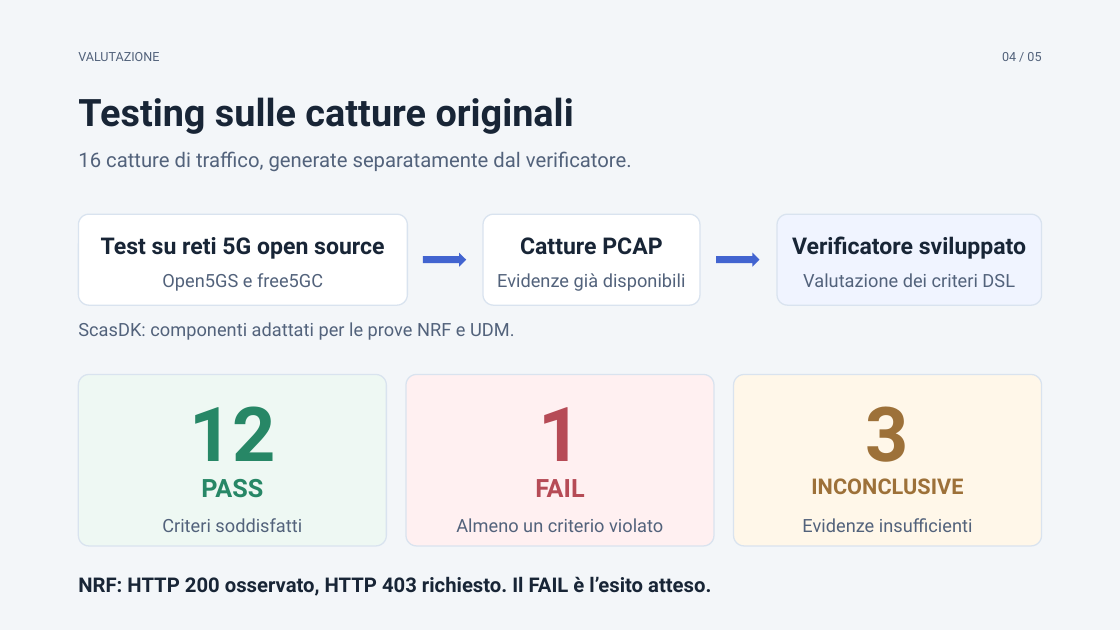
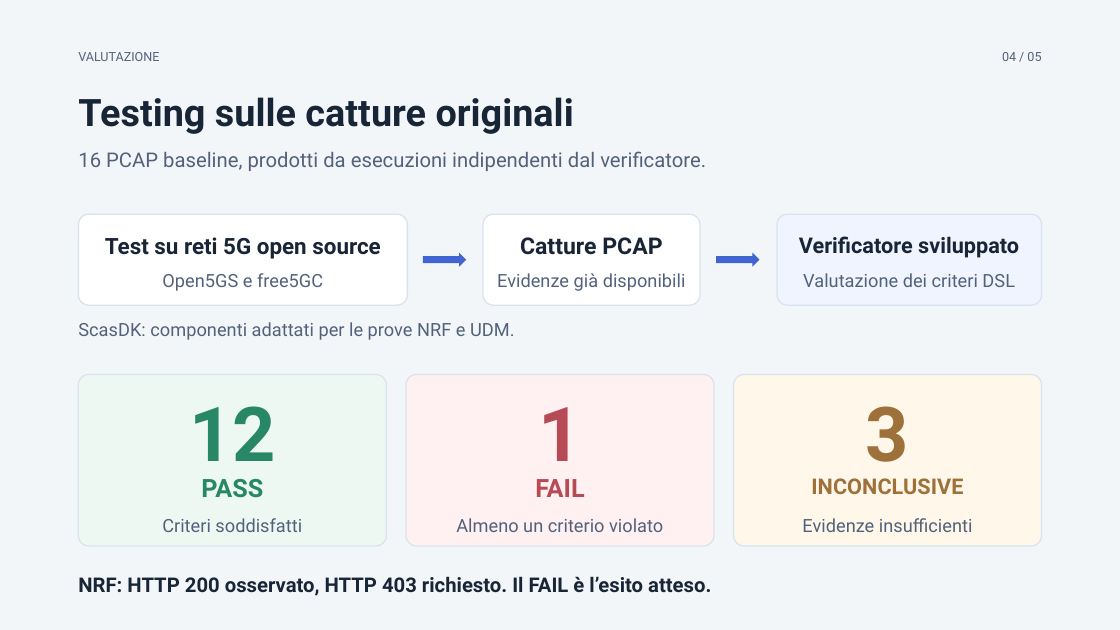
Before and after one commit to desila23/5g-security-assurance-thesis, a slide deck: slide 4 of 5g-thesis-presentation-5min/tesi-5min-statico.pptx. Drawn at 1120x630 pixels with LibreOffice and Linux fonts; fonts in the diff are those of the drawing. Boxes give left, top, right and bottom in pixels: in the first picture for what was removed or moved away, otherwise in the second. Text is boxed around its words. In the diff, an @@ line names an element or a change of style, - is before the commit and + after.

```diff
--- a/5g-thesis-presentation-5min/tesi-5min-statico.pptx
+++ b/5g-thesis-presentation-5min/tesi-5min-statico.pptx
@@ text at <box>78,151,706,171</box>: text changed @@
-16 catture di traffico, generate separatamente dal verificatore.
+16 PCAP baseline, prodotti da esecuzioni indipendenti dal verificatore.
@@ text "Test su reti 5G open ..." at <box>105,237,380,259</box>: size 24.8 to 24 pt @@
@@ text "Verificatore sviluppato" at <box>799,236,1019,258</box>: size 24.8 to 23.2 pt @@
```
Also in this commit, not shown: 3 other slides changed, 1 slide added, 1 slide removed, 8 other files.
